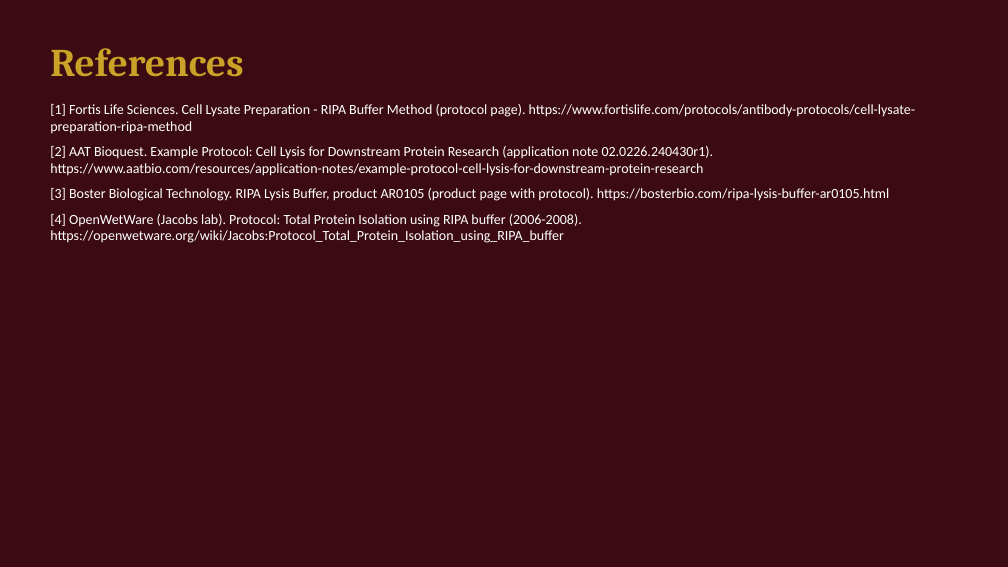
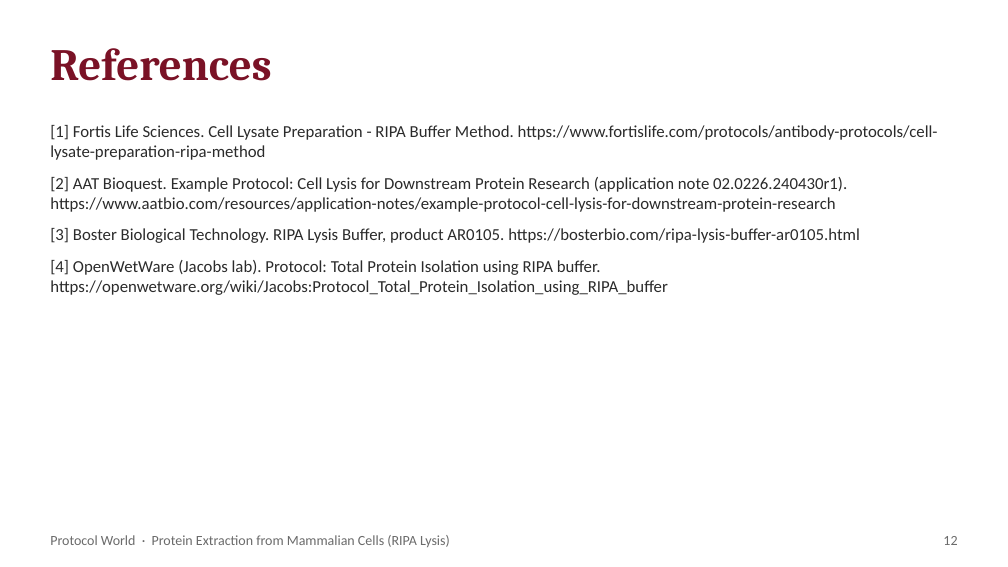
Before and after one commit to ProtocolWorld/ProtocolWorld, a slide deck: slide 12 of uploads/protein-extraction-from-mammalian-cells-ripa-lysis.pptx (slide 8 before the commit). Drawn at 1008x567 pixels with LibreOffice and Linux fonts; fonts in the diff are those of the drawing. Boxes give left, top, right and bottom in pixels: in the first picture for what was removed or moved away, otherwise in the second. Text is boxed around its words. In the diff, an @@ line names an element or a change of style, - is before the commit and + after.

```diff
--- a/uploads/protein-extraction-from-mammalian-cells-ripa-lysis.pptx
+++ b/uploads/protein-extraction-from-mammalian-cells-ripa-lysis.pptx
@@ background #3B0A12 to #FFFFFF @@
@@ text "References" at (50, 48, 271, 81): size 28 to 32 pt, text colour #C9A227 to #7A1226 @@
@@ text at (50, 125, 938, 160): text changed; size 10 to 12 pt; text colour #FFFFFF to #2B2B2B @@
-[1] Fortis Life Sciences. Cell Lysate Preparation - RIPA Buffer Method (protocol page). https://www.fortislife.com/protocols/antibody-protocols/cell-lysate-preparation-ripa-method
+[1] Fortis Life Sciences. Cell Lysate Preparation - RIPA Buffer Method. https://www.fortislife.com/protocols/antibody-protocols/cell-lysate-preparation-ripa-method
@@ text "[1] Fortis Life Sciences. Cell ...": place and size @@
-text "[1] Fortis Life Sciences. Cell ..." at (50, 104, 915, 243)
+text "[1] Fortis Life Sciences. Cell ..." at (50, 125, 938, 295)
@@ text at (50, 177, 847, 212): size 10 to 12 pt, text colour #FFFFFF to #2B2B2B in "[2] AAT Bioquest. Example Protocol: Cell Lysis ..."; more space between paragraphs @@
@@ text at (50, 228, 860, 295): text changed; size 10 to 12 pt; text colour #FFFFFF to #2B2B2B @@
-[3] Boster Biological Technology. RIPA Lysis Buffer, product AR0105 (product page with protocol). https://bosterbio.com/ripa-lysis-buffer-ar0105.html
-[4] OpenWetWare (Jacobs lab). Protocol: Total Protein Isolation using RIPA buffer (2006-2008). https://openwetware.org/wiki/Jacobs:Protocol_Total_Protein_Isolation_using_RIPA_buffer
+[3] Boster Biological Technology. RIPA Lysis Buffer, product AR0105. https://bosterbio.com/ripa-lysis-buffer-ar0105.html
+[4] OpenWetWare (Jacobs lab). Protocol: Total Protein Isolation using RIPA buffer. https://openwetware.org/wiki/Jacobs:Protocol_Total_Protein_Isolation_using_RIPA_buffer
@@ text added at (50, 535, 450, 547), 10 pt, text #6B6B6B @@
+Protocol World · Protein Extraction from Mammalian Cells (RIPA Lysis)
@@ text added at (943, 536, 957, 545), 10 pt, text #6B6B6B @@
+12
```
Also in this commit, not shown: 5 other slides changed, 6 slides added, 2 slides removed, 9 other files.
